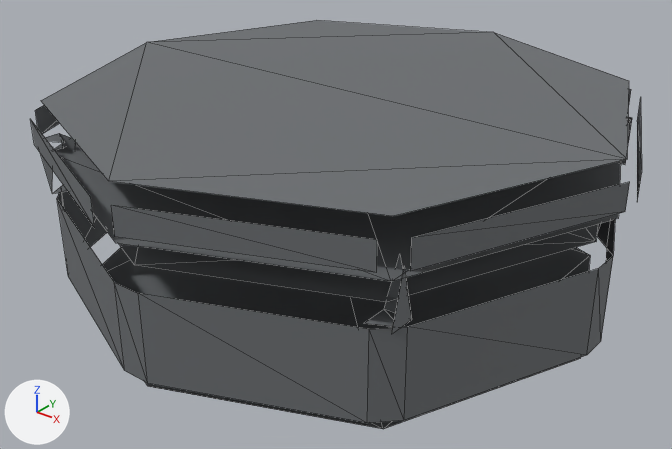
Before and after pictures for a commit that changed the glTF model prototype/assets/models/hulls/pillbox_foundation.glb.
Rendered twice from a 50 mm camera at (2.73, -3.47, 1.9) aimed at (0.03, -0.1, -0.19). Arrows for +X, +Y and +Z are at lower left; the lights stay in place. The older version comes first. Mesh edges are drawn as thin lines. Vertices at exactly the same position are counted once.

The scene before the commit, as lines of its bpy script (objects in view):
```python
me_cylinder_009 = bpy.data.meshes.new('Cylinder.009')
me_cylinder_009.from_pydata(...)  # 146 vertices, 90 faces; spans x -1.5..1.5, y -1.5..1.5, z -0.5..0.5
me_cylinder_009.materials.append(mat_matte_grey_hull)  # grey #6f7376
ob_pillbox_foundation = bpy.data.objects.new('pillbox_foundation', me_cylinder_009)
ob_pillbox_foundation.location = (0.0, 0.0, 0.0)
```
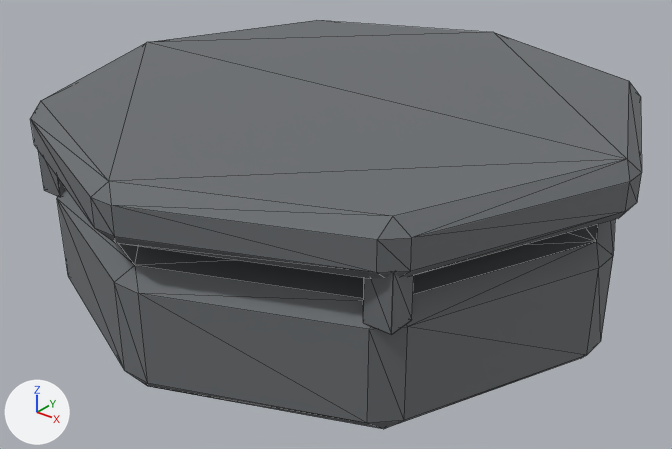
The newer file is also rescaled (x0.754), turned or shifted as a whole; pictures and numbers use the older file's frame.

The change, as a diff of the scene's bpy script:
```diff
--- a/prototype/assets/models/hulls/pillbox_foundation.glb.py
+++ b/prototype/assets/models/hulls/pillbox_foundation.glb.py
@@ me_cylinder_009 @@
 # used by ob_pillbox_foundation; location = (0.0, 0.0, 0.0)
-me_cylinder_009.from_pydata(...)  # 146 vertices, 90 faces; spans x -1.5..1.5, y -1.5..1.5, z -0.5..0.5
+me_cylinder_009.from_pydata(...)  # 192 vertices, 360 faces; spans x -1.5..1.5, y -1.5..1.5, z -0.5..0.5
+# me_cylinder_009 part 1
+# 14 vertices are removed from x -1.06..1.06, y -1.06..1.06, z 0.03..0.3
+# 18 faces are deleted
+# 40 vertices are added at x -1.06..1.06, y -1.06..1.06, z 0.03..0.3
+# 14 new vertices lie (0.0, 0.0, -0.26) away from vertices in x -1.06..1.06, y -1.06..0.93, z 0.3
+# 6 new vertices lie (0.0, 0.0, 0.26) away from vertices in x 0.93..1.06, y -1.06..-0.93, z 0.04
+# 288 new faces join them
 me_cylinder_009.materials.append(mat_matte_grey_hull)
```

Where the change shows, as pixel boxes [x1, y1, x2, y2] in the pictures (672 x 449 px):
'pillbox_foundation', reshaped: before [31, 20, 642, 429]; after [30, 20, 642, 429]
part 1 of me_cylinder_009, built on: before [40, 117, 632, 334]; after [30, 81, 642, 429]
